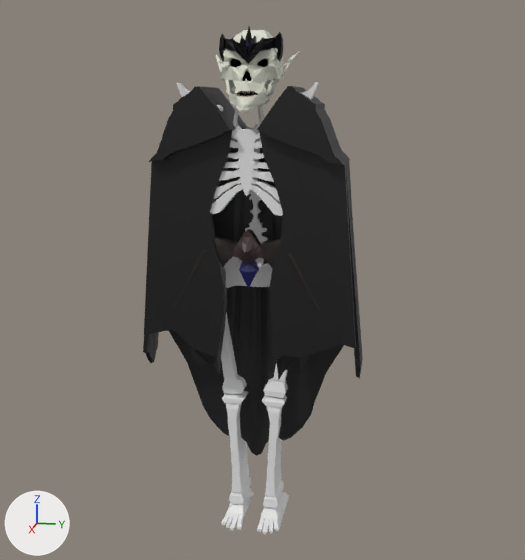
Before and after pictures for a commit that changed the Blender file 4 - BLE/Manimarco-LAB-4-BLE2.blend.
Rendered twice from a 50 mm lens placed at (47.9, 32.5, 6.0), pointed at (-0.5, 22.8, -6.1). Every picture has the same lights, and +X, +Y and +Z are marked at lower left.

The older version as bpy lines, for what is in view:
```python
ob_cube = bpy.data.objects.new('Cube', me_cube_009)
ob_cube.location = (0.8, 22.2, 2.5)
ob_cube_001 = bpy.data.objects.new('Cube.001', me_cube_006)
ob_cube_001.location = (0.0, 22.21, 4.39)
ob_cube_001.rotation_euler = (0.0, 0.0, 3.142)  # degrees (0, 0, 180)
ob_cube_001.scale = (0.659, 0.659, 0.659)
ob_cube_002 = bpy.data.objects.new('Cube.002', me_cube_007)
ob_cube_002.location = (-1.08, 22.23, -1.45)
ob_cube_003 = bpy.data.objects.new('Cube.003', me_cube_008)
ob_cube_003.location = (1.29, 22.23, -2.44)
ob_cube_004 = bpy.data.objects.new('Cube.004', me_cube_014)
ob_cube_004.location = (-1.17, 22.25, -3.14)
ob_v0_005 = bpy.data.objects.new('v0.005', me_cube_011)
ob_v0_005.location = (-0.3, 22.09, 4.23)
# also in view: 'Crown.002' at (1.2, 22.3, 9.4)
```
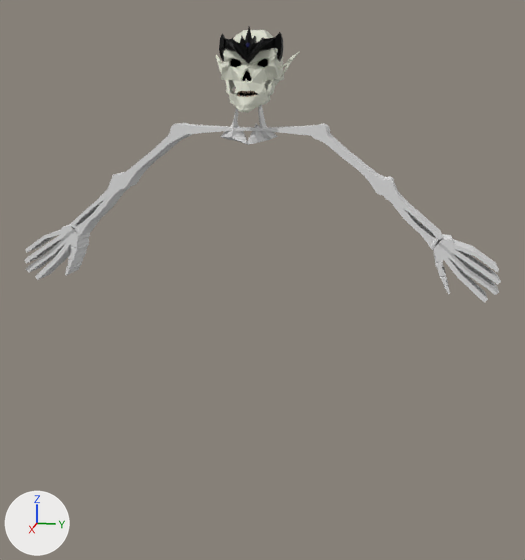
Boxes [x1, y1, x2, y2] around the edits, measured in the pictures (525 x 560 px; the box of a moved part takes in the faces that stretch with it):
'Cube.001', hidden (black)
    before: [143, 86, 363, 456]
'Cube.005', added
    after: [24, 123, 501, 303]
'Cube.004', hidden
    before: [221, 224, 289, 534]
'Cube', hidden
    before: [177, 82, 319, 216]
'Cube.003', hidden (black)
    before: [174, 229, 322, 316]
'Cube.002', hidden
    before: [249, 192, 262, 233]
part 1 of me_cube_014, moved or reshaped (not visible afterwards)
    before: [221, 436, 289, 534]

The change in detail:
me_cube_014 is used by ob_cube_004; location (-1.17, 22.25, -3.14).
me_cube_014 had 596 vertices, 565 faces and spanned x -1.8..3.1, y -3.0..0.0, z -21.3..0.9.
me_cube_014 now has 596 vertices, 565 faces and spans x -1.9..4.1, y -3.0..0.0, z -23.0..0.9.
me_cube_014 part 1: 217 of 596 vertices moved; they spanned x -1.8..3.1, y -2.2..-0.6, z -21.3..-15.2 and now span x -1.9..4.1, y -2.9..-0.8, z -23.0..-15.2; mean shift (0.1, -0.4, -1.0); largest move (2.6, -2.1, -21.2) -> (3.4, -2.9, -23.0).
Mesh me_cube_015 is new.
It has 1349 vertices, 1345 faces, 2 loose edges and spans x -1.0..1.1, y 0.0..16.4, z -10.8..0.3.
Object 'Cube' (ob_cube) is now hidden.
Object 'Cube.001' (ob_cube_001) is now hidden.
Object 'Cube.002' (ob_cube_002) is now hidden.
Object 'Cube.003' (ob_cube_003) is now hidden.
Object 'Cube.004' (ob_cube_004) is now hidden.
Object 'Cube.005' (ob_cube_005) is new; it shows me_cube_015.
Its location is (0.0, 22.08, 4.27).
It gains a MIRROR modifier named 'Mirror'.
Modifier setting: use_axis = (False, True, False).
Modifier setting: use_clip = True.
